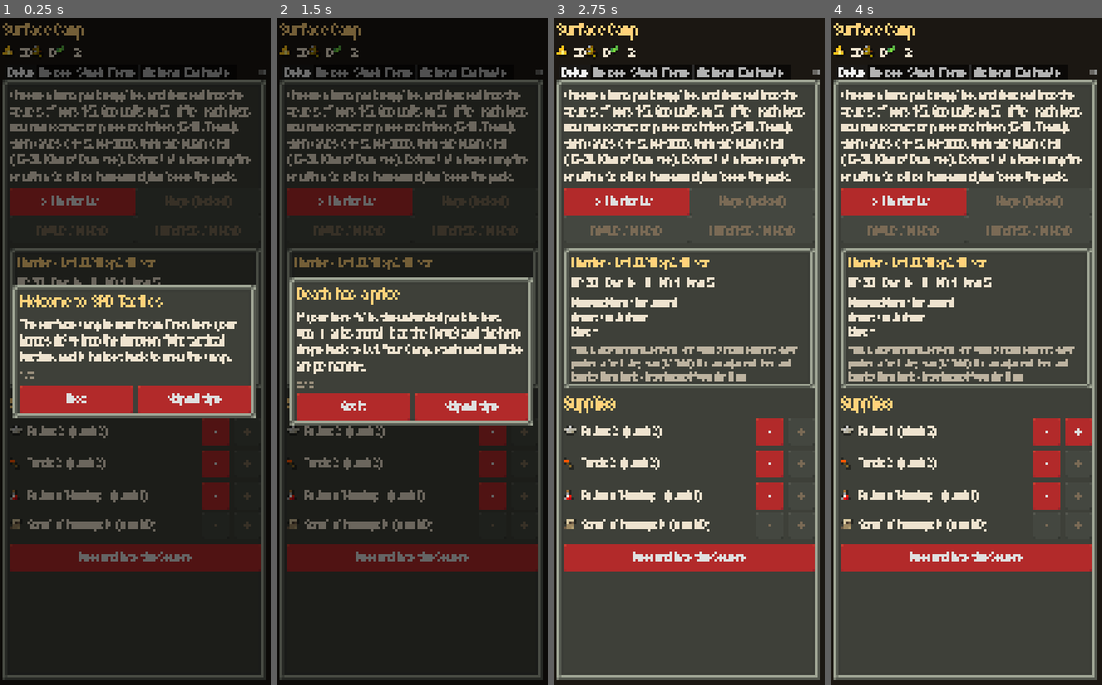
Above: before the commit, frames 1-4 (left to right).
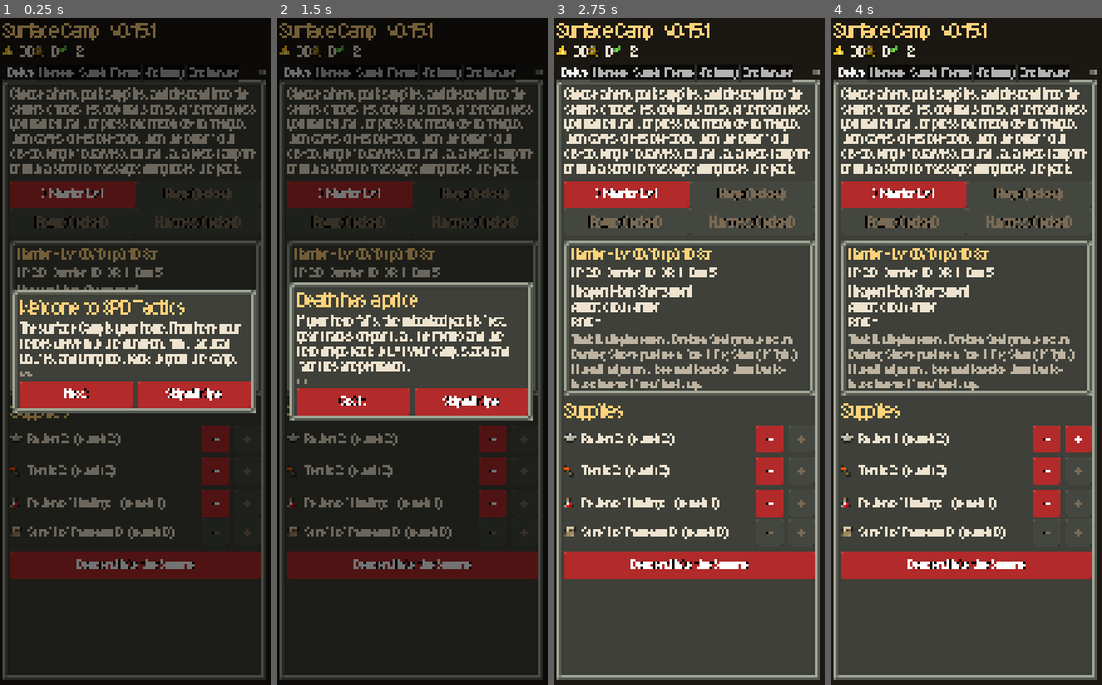
Above: after the commit, the same moments.

Repository: DaltonGoesFast/Idle-Pixel-Dungeon
Game: Godot game, scene res://scenes/main.tscn
Two runs of this game, one before a commit and one after it. Both use one fixed random seed, a clock stepped at 60 frames per second and the inputs below.
Inputs:
- Up to frame 1 (0.25 s): no input
- Up to frame 2 (1.5 s): click "Next" at 0.5 s; click "Next" at 1.25 s
- Up to frame 3 (2.75 s): click "Skip all tips" at 2 s
- Up to frame 4 (4 s): click "> Warrior Lv1" at 2.75 s; click "-" at 3.5 s

The runs differ from the first frame. In frame 1, 25% of the frame differs, in the area x 0-97%, y 0-85%; in frame 2, 25%; in frame 3, 25%; in frame 4, 26%.

Commit message:
v0.15.1: version label, SPD status pane/toolbar, pixel-grid font, theme hardening

Diff:
--- a/project.godot
+++ b/project.godot
@@ -3,6 +3,7 @@
 [application]
 
 config/name="SPD Tactics"
+config/version="0.15.1"
 run/main_scene="res://scenes/main.tscn"
 config/icon="res://icon.png"
 config/features=PackedStringArray("4.7", "GL Compatibility")
@@ -28,6 +29,10 @@
 
 pointing/emulate_touch_from_mouse=true
 
+[gui]
+
+theme/custom_font="res://assets/fonts/pixel_font.ttf"
+
 [rendering]
 
 renderer/rendering_method="gl_compatibility"
--- a/scripts/ui/camp_screen.gd
+++ b/scripts/ui/camp_screen.gd
@@ -16,7 +16,7 @@
 func _ready() -> void:
 	root_box = UIKit.vbox(self)
 	root_box.set_anchors_and_offsets_preset(PRESET_FULL_RECT)
-	var title := UIKit.header("Surface Camp")
+	var title := UIKit.header("Surface Camp   " + UIKit.version())
 	root_box.add_child(title)
 	summary = HFlowContainer.new(); root_box.add_child(summary)
 	tabs = TabContainer.new(); tabs.size_flags_vertical = SIZE_EXPAND_FILL
--- a/scripts/ui/combat_screen.gd
+++ b/scripts/ui/combat_screen.gd
@@ -12,6 +12,7 @@
 var grid
 var side: VBoxContainer
 var status: Label
+var pane: StatusPane
 var buttons: HFlowContainer
 var log_scroll: ScrollContainer
 var log_label: RichTextLabel
@@ -57,6 +58,9 @@
 		guide = 1
 		guide_label = UIKit.label("", 1.0, Color("9fd3ff")); guide_label.autowrap_mode = TextServer.AUTOWRAP_WORD_SMART
 		side.add_child(guide_label)
+	pane = StatusPane.new(); side.add_child(pane)
+	var hs0 := combat.hero
+	pane.set_hero(String(hs0.sprite), int(hs0.fw), int(hs0.fh))
 	status = UIKit.label(""); side.add_child(status)
 	buttons = HFlowContainer.new(); side.add_child(buttons)
 	log_scroll = ScrollContainer.new(); log_scroll.size_flags_vertical = SIZE_EXPAND_FILL
@@ -88,15 +92,20 @@
 		if _auto_t > 0.35:
 			_auto_t = 0.0; _do_bot()
 
+const BTN_ICONS := {"Wait": "wait", "Search": "search", "Search again": "search", "Bag": "backpack"}
 func _btn(text: String, cb: Callable, enabled := true) -> void:
 	var b := UIKit.button(text, cb, enabled)
 	b.custom_minimum_size.x = UIKit.font_size * 6.5
+	UIKit.as_toolbar(b, BTN_ICONS.get(text, ""))   # SPD toolbar slots for in-fight actions
 	buttons.add_child(b)
 
 func _refresh() -> void:
 	if status == null: return
 	var h := combat.hero
-	var line := "%s  HP %d/%d  Barrier %d/%d  DR %d  Dmg %d   t=%.1f" % [h.name, h.hp, h.ht, h.barrier, h.barrier_max, h.dr, h.dmg, combat.time]
+	pane.refresh("%s" % h.name, [
+		{"kind": "hp", "frac": float(h.hp) / float(h.ht), "text": "HP %d/%d" % [h.hp, h.ht]},
+		{"kind": "shield", "frac": float(h.barrier) / maxf(1.0, float(h.barrier_max)), "text": "Barrier %d/%d" % [h.barrier, h.barrier_max]}])
+	var line := "DR %d  Dmg %d   t=%.1f" % [h.dr, h.dmg, combat.time]
 	if not h.bolt.is_empty():
 		if h.bolt.get("infinite", false): line += "\nTap any enemy in sight to shoot %s (%d dmg)" % [h.bolt.name, h.bolt.dmg]
 		else: line += "\nStaff charges %d/%d (%s, %d dmg, ignores DR)" % [h.charges, h.bolt.charges, h.bolt.name, h.bolt.dmg]
--- a/scripts/ui/delve_screen.gd
+++ b/scripts/ui/delve_screen.gd
@@ -9,6 +9,7 @@
 var title: Label
 var bar: ProgressBar
 var stats: VBoxContainer
+var pane: StatusPane
 var card_host: VBoxContainer
 var controls: HFlowContainer
 var running := true
@@ -18,6 +19,7 @@
 
 func _ready() -> void:
 	box = UIKit.vbox(self); box.set_anchors_and_offsets_preset(PRESET_FULL_RECT)
+	pane = StatusPane.new(); box.add_child(pane)
 	title = UIKit.header(""); box.add_child(title)
 	bar = ProgressBar.new(); bar.custom_minimum_size.y = UIKit.font_size * 1.6; bar.show_percentage = true; box.add_child(bar)
 	stats = UIKit.vbox(box)
@@ -71,11 +73,16 @@
 	var s: Dictionary = GameState.hero_stats(run.hero)
 	title.text = "%s - Floor %d / %d" % [DB.biomes[run.biome].name, run.floor, DB.biomes[run.biome].floors[1]]
 	bar.value = run.progress
+	if pane.hero_sprite == null: pane.set_hero(s.sprite, int(s.fw), int(s.fh))
+	pane.refresh("%s  Lv%d" % [s.name, GameState.heroes[run.hero].level], [
+		{"kind": "hp", "frac": float(run.hp) / float(s.ht), "text": "HP %d/%d" % [run.hp, s.ht]},
+		{"kind": "exp", "frac": float(run.torch) / 100.0, "text": "Torch %d%%" % run.torch},
+		{"kind": "shield", "frac": float(run.satiety) / 100.0, "text": "Satiety %d%%" % run.satiety}])
 	UIKit.clear(stats)
-	var line := "%s Lv%d   HP %d/%d   Torch %d%%   Satiety %d%%" % [s.name, GameState.heroes[run.hero].level, run.hp, s.ht, run.torch, run.satiety]
-	if Delve.darkness(run): line += "   DARK: no Barrier in fights!"
-	if float(run.satiety) <= 0.0: line += "   STARVING"
-	stats.add_child(UIKit.label(line, 0.95))
+	var line := ""
+	if Delve.darkness(run): line += "DARK: no Barrier in fights!   "
+	if float(run.satiety) <= 0.0: line += "STARVING"
+	if line != "": stats.add_child(UIKit.label(line, 0.95, Color("ff7070")))
 	var flow := HFlowContainer.new(); stats.add_child(flow)
 	for k in run.supplies:
 		if int(run.supplies[k]) > 0: flow.add_child(UIKit.icon_row(k, str(run.supplies[k]), 0.85))
@@ -92,6 +99,7 @@
 	var w := UIKit.font_size * 7.0
 	var b1 := UIKit.button("Pause" if running else "Resume", func(): running = not running; _refresh_controls()); b1.custom_minimum_size.x = w
 	var b2 := UIKit.button("Speed x3" if not fast else "Speed x1", func(): fast = not fast; _refresh_controls()); b2.custom_minimum_size.x = w
+	UIKit.as_toolbar(b1); UIKit.as_toolbar(b2)
 	controls.add_child(b1); controls.add_child(b2)
 	if int(GameState.run.get("supplies", {}).get("scroll_passage", 0)) > 0:
 		var b3 := UIKit.button("Read Scroll of Passage (extract)", func():
@@ -99,13 +107,13 @@
 		controls.add_child(b3)
 	var nfree := GameState.talent_points_total_free(GameState.run.hero) if not GameState.run.is_empty() else 0
 	var bb := UIKit.button("Backpack %d/%d" % [GameState.backpack_used(), GameState.BACKPACK_SLOTS], func(): _open_panel("backpack")); bb.custom_minimum_size.x = w
-	controls.add_child(bb)
+	UIKit.as_toolbar(bb, "backpack"); controls.add_child(bb)
 	var bt := UIKit.button("Talents" + (" (%d!)" % nfree if nfree > 0 else ""), func(): _open_panel("talents")); bt.custom_minimum_size.x = w
-	controls.add_child(bt)
+	UIKit.as_toolbar(bt); controls.add_child(bt)
 	var b5 := UIKit.button("Settings", func(): _open_panel("settings")); b5.custom_minimum_size.x = w
-	controls.add_child(b5)
+	UIKit.as_toolbar(b5); controls.add_child(b5)
 	var b4 := UIKit.button("Abandon run", _confirm_abandon); b4.custom_minimum_size.x = w
-	controls.add_child(b4)
+	UIKit.as_toolbar(b4); controls.add_child(b4)
 
 ## Backpack / Talents cards pause the bar; closing resumes it.
 ## Opening over an encounter card (door, campfire...) remembers it and brings it back on close.
--- a/scripts/ui/main.gd
+++ b/scripts/ui/main.gd
@@ -59,6 +59,7 @@
 		margin.add_theme_constant_override("margin_" + p[0], int(clampf(p[1], 8.0, cap)))
 	var fs := int(clampf(minf(vs.x, vs.y) / 24.0 * float(GameState.settings.get("text_scale", 1.0)), 14, 60))
 	theme = UIKit.make_theme(fs)
+	get_window().theme = theme   # popups / anything parented outside Main inherit the SPD theme too
 	if screen: _layout_screen()
 	if tips and tips.is_open(): tips._render()
 
--- a/scripts/ui/settings_panel.gd
+++ b/scripts/ui/settings_panel.gd
@@ -7,6 +7,7 @@
 const DELVE_SPEEDS := [["Slow", 0.5], ["Normal", 1.0], ["Fast", 1.5], ["Faster", 2.0]]
 
 static func build(v: VBoxContainer, show_dev := true) -> void:
+	v.add_child(UIKit.label("SPD Tactics " + UIKit.version(), 0.8, Color("c9a96e")))
 	v.add_child(UIKit.header("Audio"))
 	for k in [["sfx", "Sound effects"], ["music", "Music"]]:
 		var row := UIKit.hbox(v)
--- /dev/null
+++ b/scripts/ui/status_pane.gd
@@ -0,0 +1,66 @@
+## StatusPane: SPD's status_pane.png hero pane (portrait box + bars), drawn at integer pixel scale.
+## bars: [{frac: 0..1, kind: "hp"|"shield"|"exp", text}] drawn as SPD's large HP / shield / exp strips.
+class_name StatusPane
+extends Control
+
+const BG := Rect2(0, 0, 82, 38)          # small pane: portrait box on the left, frame to the right
+const BG_MARGIN_L := 32
+const BG_MARGIN_R := 5
+const BARS := {"hp": Rect2(0, 103, 128, 9), "shield": Rect2(0, 112, 128, 9), "exp": Rect2(0, 121, 128, 7)}
+
+var tex: Texture2D
+var hero_sprite: Texture2D
+var hero_fw := 12
+var hero_fh := 15
+var title := ""
+var bars: Array = []
+
+func _init() -> void:
+	tex = load("res://assets/ui/status_pane.png")
+	texture_filter = CanvasItem.TEXTURE_FILTER_NEAREST
+	mouse_filter = Control.MOUSE_FILTER_IGNORE
+
+func set_hero(sprite: String, fw: int, fh: int) -> void:
+	hero_sprite = load("res://assets/sprites/%s.png" % sprite); hero_fw = fw; hero_fh = fh
+
+func _k() -> int:
+	return UIKit.px_scale
+
+func refresh(t: String, b: Array) -> void:
+	title = t; bars = b
+	custom_minimum_size = Vector2(0, (BG.size.y + 4) * _k())
+	queue_redraw()
+
+func _draw() -> void:
+	var k := float(_k())
+	var w := size.x
+	var h := BG.size.y * k
+	# left part (portrait box) at 1:1, middle stretched, right cap
+	draw_texture_rect_region(tex, Rect2(0, 0, BG_MARGIN_L * k, h), Rect2(0, 0, BG_MARGIN_L, BG.size.y))
+	var mid_w := w - (BG_MARGIN_L + BG_MARGIN_R) * k
+	draw_texture_rect_region(tex, Rect2(BG_MARGIN_L * k, 0, mid_w, h), Rect2(BG_MARGIN_L, 0, BG.size.x - BG_MARGIN_L - BG_MARGIN_R, BG.size.y))
+	draw_texture_rect_region(tex, Rect2(w - BG_MARGIN_R * k, 0, BG_MARGIN_R * k, h), Rect2(BG.size.x - BG_MARGIN_R, 0, BG_MARGIN_R, BG.size.y))
+	# portrait: first frame of the hero sprite, centred in the 28x28 box
+	if hero_sprite:
+		var sc := floorf(k * 1.5)
+		var sz := Vector2(hero_fw, hero_fh) * sc
+		var box := Rect2(Vector2(2, 2) * k, Vector2(26, 26) * k)
+		draw_texture_rect_region(hero_sprite, Rect2((box.get_center() - sz / 2.0).floor(), sz), Rect2(0, 0, hero_fw, hero_fh))
+	var font := get_theme_default_font()
+	var fs := UIKit.font_px(UIKit.font_size)
+	var x0 := (BG_MARGIN_L + 2) * k
+	draw_string_outline(font, Vector2(x0, fs * 0.95), title, HORIZONTAL_ALIGNMENT_LEFT, -1, fs, int(k), Color.BLACK)
+	draw_string(font, Vector2(x0, fs * 0.95), title, HORIZONTAL_ALIGNMENT_LEFT, -1, fs, Color("ffff44"))
+	# bars stacked under the title
+	var bw := w - x0 - BG_MARGIN_R * k - 2 * k
+	var y := fs * 1.15
+	var bh := maxf(6.0, (h - y - 3 * k) / maxf(1.0, bars.size()))
+	for b in bars:
+		var r: Rect2 = BARS[b.kind]
+		draw_rect(Rect2(x0, y, bw, bh - k), Color(0, 0, 0, 0.55))
+		var f := clampf(float(b.frac), 0.0, 1.0)
+		if f > 0.0: draw_texture_rect_region(tex, Rect2(x0, y, bw * f, bh - k), Rect2(r.position, Vector2(maxf(1.0, r.size.x * f), r.size.y)))
+		var tfs := UIKit.font_px(minf(fs * 0.8, bh * 0.95))
+		draw_string_outline(font, Vector2(x0 + 2 * k, y + bh * 0.78), b.text, HORIZONTAL_ALIGNMENT_LEFT, -1, tfs, int(k), Color.BLACK)
+		draw_string(font, Vector2(x0 + 2 * k, y + bh * 0.78), b.text, HORIZONTAL_ALIGNMENT_LEFT, -1, tfs, Color.WHITE)
+		y += bh
--- a/scripts/ui/ui_kit.gd
+++ b/scripts/ui/ui_kit.gd
@@ -4,6 +4,12 @@
 
 static var font_size := 24
 static var _items_tex: Texture2D
+
+## SPD's pixel_font.ttf draws one font pixel per 100 units (2048 per em), so sizes that are
+## multiples of 20.48 give whole-pixel glyphs. Every text size is snapped to that grid (DECISIONS #71).
+const FONT_PX := 20.48
+static func font_px(sz: float) -> int:
+	return int(round(maxf(1.0, round(sz / FONT_PX)) * FONT_PX))
 
 static func btn_height() -> float:
 	return font_size * 2.4
@@ -32,7 +38,7 @@
 	var l := Label.new()
 	l.text = text
 	l.autowrap_mode = TextServer.AUTOWRAP_WORD_SMART
-	l.add_theme_font_size_override("font_size", int(font_size * scale))
+	l.add_theme_font_size_override("font_size", font_px(font_size * scale))
 	if color != Color.WHITE: l.add_theme_color_override("font_color", color)
 	return l
 
@@ -50,6 +56,51 @@
 	"toast_tr": [20, 9, 9, 9, 4], "red_button": [38, 0, 6, 6, 2], "grey_button": [38, 6, 6, 6, 2],
 	"tab_set": [64, 0, 20, 20, 6], "tab_selected": [65, 22, 8, 13, 3], "tab_unselected": [75, 22, 8, 13, 3]}
 static var px_scale := 3
+static var _toolbar_tex: Texture2D
+static var _toolbar_k := 0
+static var _ui_icons := {}
+
+## App version shown on Camp and Settings (project.godot application/config/version).
+static func version() -> String:
+	return "v" + String(ProjectSettings.get_setting("application/config/version", "?"))
+
+## SPD toolbar.png, upscaled like the chrome atlas.
+static func _toolbar_atlas() -> Texture2D:
+	if _toolbar_tex == null or _toolbar_k != px_scale:
+		var img: Image = (load("res://assets/ui/toolbar.png") as Texture2D).get_image()
+		img.resize(img.get_width() * px_scale, img.get_height() * px_scale, Image.INTERPOLATE_NEAREST)
+		_toolbar_tex = ImageTexture.create_from_image(img); _toolbar_k = px_scale
+	return _toolbar_tex
+
+## SPD toolbar button frame (grey bevelled slot, toolbar.png 64,0 22x24, 3px border).
+static func toolbar_style(tint := Color.WHITE) -> StyleBoxTexture:
+	var k := px_scale
+	var sb := StyleBoxTexture.new()
+	sb.texture = _toolbar_atlas(); sb.region_rect = Rect2(64 * k, 0, 22 * k, 24 * k)
+	sb.set_texture_margin_all(3 * k); sb.modulate_color = tint
+	sb.set_content_margin_all(maxf(3 * k, font_size * 0.3))
+	return sb
+
+## SPD toolbar icons: backpack / wait (clock) / search (magnifier), from toolbar.png.
+const TOOLBAR_ICONS := {"backpack": Rect2(161, 0, 14, 15), "wait": Rect2(178, 2, 12, 12), "search": Rect2(194, 2, 12, 12)}
+static func toolbar_icon(name: String) -> Texture2D:
+	if not _ui_icons.has(name):
+		var at := AtlasTexture.new(); at.atlas = load("res://assets/ui/toolbar.png"); at.region = TOOLBAR_ICONS[name]
+		var img := at.get_image(); img.resize(int(at.region.size.x) * px_scale, int(at.region.size.y) * px_scale, Image.INTERPOLATE_NEAREST)
+		_ui_icons[name] = ImageTexture.create_from_image(img)
+	return _ui_icons[name]
+
+## Restyle a button as an SPD toolbar slot (used for the in-run action bars).
+static func as_toolbar(b: Button, icon_name := "") -> Button:
+	b.add_theme_stylebox_override("normal", toolbar_style())
+	b.add_theme_stylebox_override("hover", toolbar_style(Color(1.12, 1.12, 1.12)))
+	b.add_theme_stylebox_override("pressed", toolbar_style(Color(0.8, 0.8, 0.8)))
+	b.add_theme_stylebox_override("disabled", toolbar_style(Color(0.55, 0.55, 0.55)))
+	b.add_theme_color_override("font_color", Color("ffffff"))
+	b.add_theme_color_override("font_outline_color", Color("000000"))
+	b.add_theme_constant_override("outline_size", maxi(2, px_scale))
+	if icon_name != "": b.icon = toolbar_icon(icon_name); b.expand_icon = false
+	return b
 static var _chrome_tex: Texture2D
 static var _chrome_k := 0
 static var pixel_font: FontFile
@@ -121,12 +172,14 @@
 	font_size = fs
 	px_scale = clampi(int(round(fs / 9.0)), 2, 6)
 	var th := Theme.new()
-	th.default_font_size = fs
+	th.default_font_size = font_px(fs)
 	if pixel_font == null:
 		pixel_font = load("res://assets/fonts/pixel_font.ttf")
 		pixel_font.antialiasing = TextServer.FONT_ANTIALIASING_NONE
 		pixel_font.hinting = TextServer.HINTING_NONE
-		pixel_font.fallbacks = [ThemeDB.fallback_font]
+		var sys := SystemFont.new()   # glyphs the pixel font lacks (project custom_font is the pixel font itself)
+		sys.font_names = PackedStringArray(["sans-serif"])
+		pixel_font.fallbacks = [sys]
 	th.default_font = pixel_font
 	var bp := fs * 0.4
 	var normal := chrome("red_button", Color.WHITE, bp)
@@ -144,14 +197,23 @@
 	th.set_stylebox("tab_unselected", "TabBar", tab)
 	th.set_stylebox("tab_hovered", "TabBar", hover)
 	th.set_stylebox("tab_selected", "TabBar", tab_sel)
-	var pb_bg := StyleBoxFlat.new(); pb_bg.bg_color = Color("1f1a14"); pb_bg.set_corner_radius_all(4)
-	var pb_fg := StyleBoxFlat.new(); pb_fg.bg_color = Color("d9a441"); pb_fg.set_corner_radius_all(4)
+	# progress bars: SPD toast frame + the status pane's yellow exp strip
+	var pb_bg := chrome("toast", Color(0.7, 0.7, 0.7), 0)
+	var pb_fg := StyleBoxTexture.new(); pb_fg.texture = load("res://assets/ui/status_pane.png"); pb_fg.region_rect = Rect2(0, 121, 128, 7)
 	th.set_stylebox("background", "ProgressBar", pb_bg)
 	th.set_stylebox("fill", "ProgressBar", pb_fg)
 	th.set_constant("separation", "VBoxContainer", int(fs * 0.4))
 	th.set_constant("separation", "HBoxContainer", int(fs * 0.4))
 	# fat scrollbars for touch
-	var grab := StyleBoxFlat.new(); grab.bg_color = Color("8a6d42"); grab.set_corner_radius_all(4); grab.content_margin_left = fs * 0.3; grab.content_margin_right = fs * 0.3
+	var grab := chrome("grey_button", Color.WHITE, fs * 0.3)
 	th.set_stylebox("grabber", "VScrollBar", grab)
-	th.set_stylebox("scroll", "VScrollBar", pb_bg)
+	th.set_stylebox("scroll", "VScrollBar", chrome("toast", Color(0.6, 0.6, 0.6), fs * 0.15))
+	# sliders (Settings): SPD grey slot + red knob colour
+	th.set_stylebox("slider", "HSlider", chrome("toast", Color(0.7, 0.7, 0.7), fs * 0.15))
+	th.set_stylebox("grabber_area", "HSlider", chrome("red_button", Color.WHITE, fs * 0.15))
+	th.set_stylebox("grabber_area_highlight", "HSlider", chrome("red_button", Color(1.15, 1.15, 1.15), fs * 0.15))
+	th.set_color("font_color", "Button", Color.WHITE)
+	th.set_color("font_outline_color", "Button", Color.BLACK)
+	th.set_constant("outline_size", "Button", px_scale)
+	th.set_color("font_outline_color", "Label", Color.BLACK)
 	return th
Not shown, changed: export_presets.cfg
Not shown, added: scripts/ui/status_pane.gd.uid
Not shown, changed: docs/ARCHITECTURE.md
Not shown, changed: docs/CHANGELOG.md
Not shown, changed: docs/DECISIONS.md
Not shown, changed: tools/build.sh
